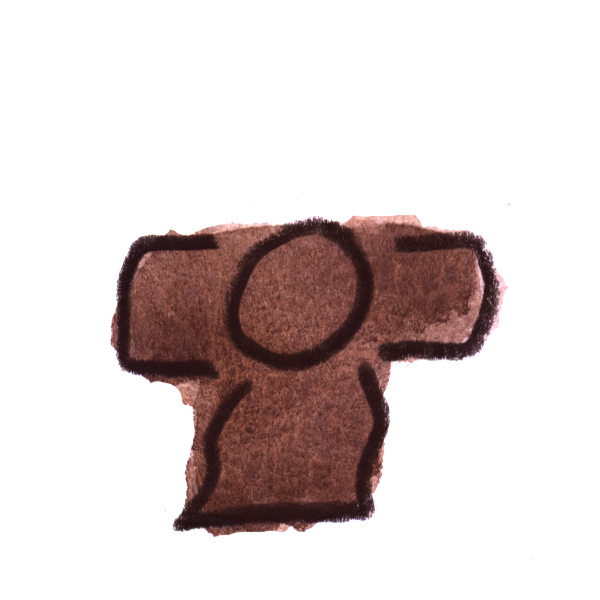
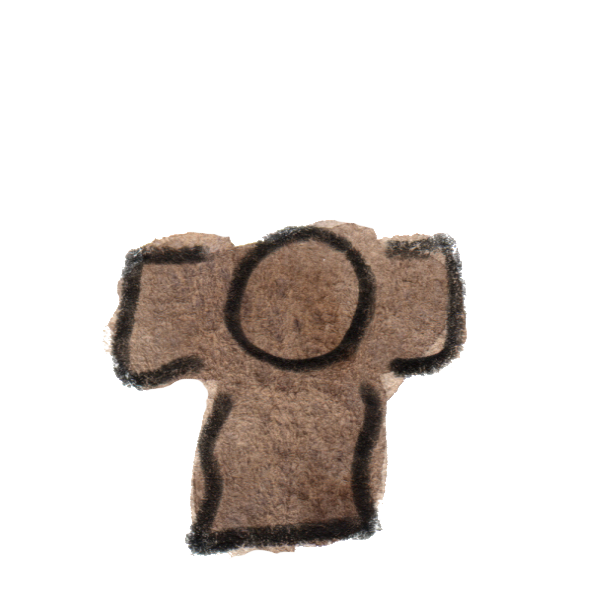
Layered file, before and after one edit (600 × 600). Changes by layer:
painted on "2" over [102, 191, 593, 559]
